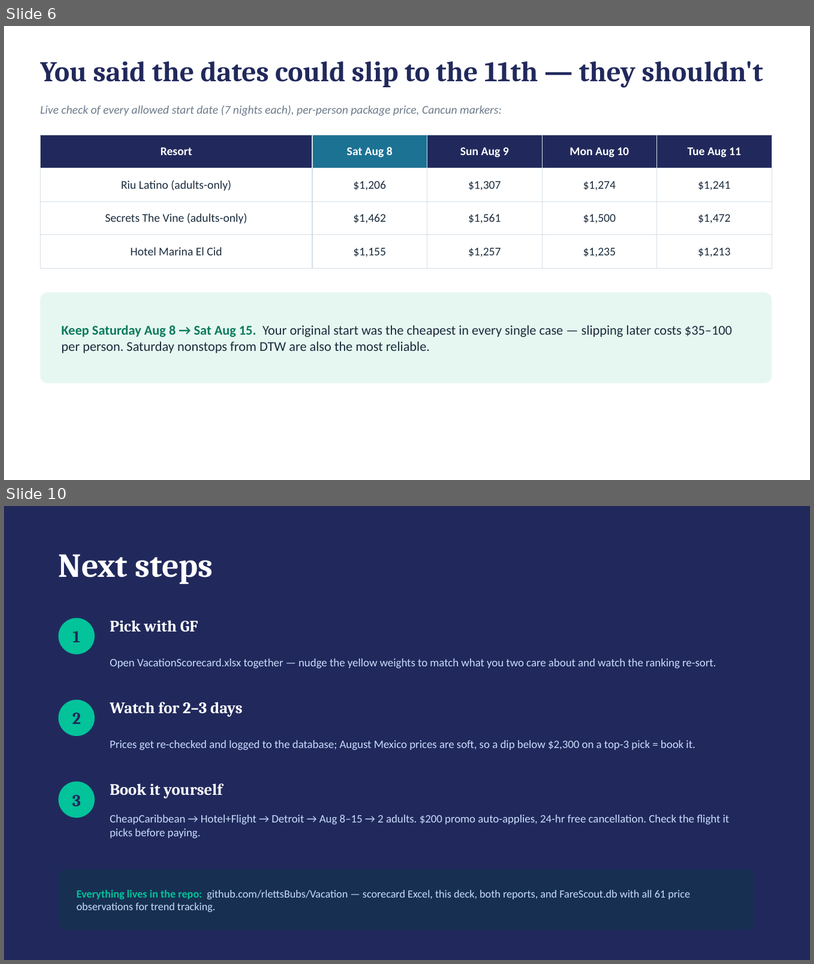
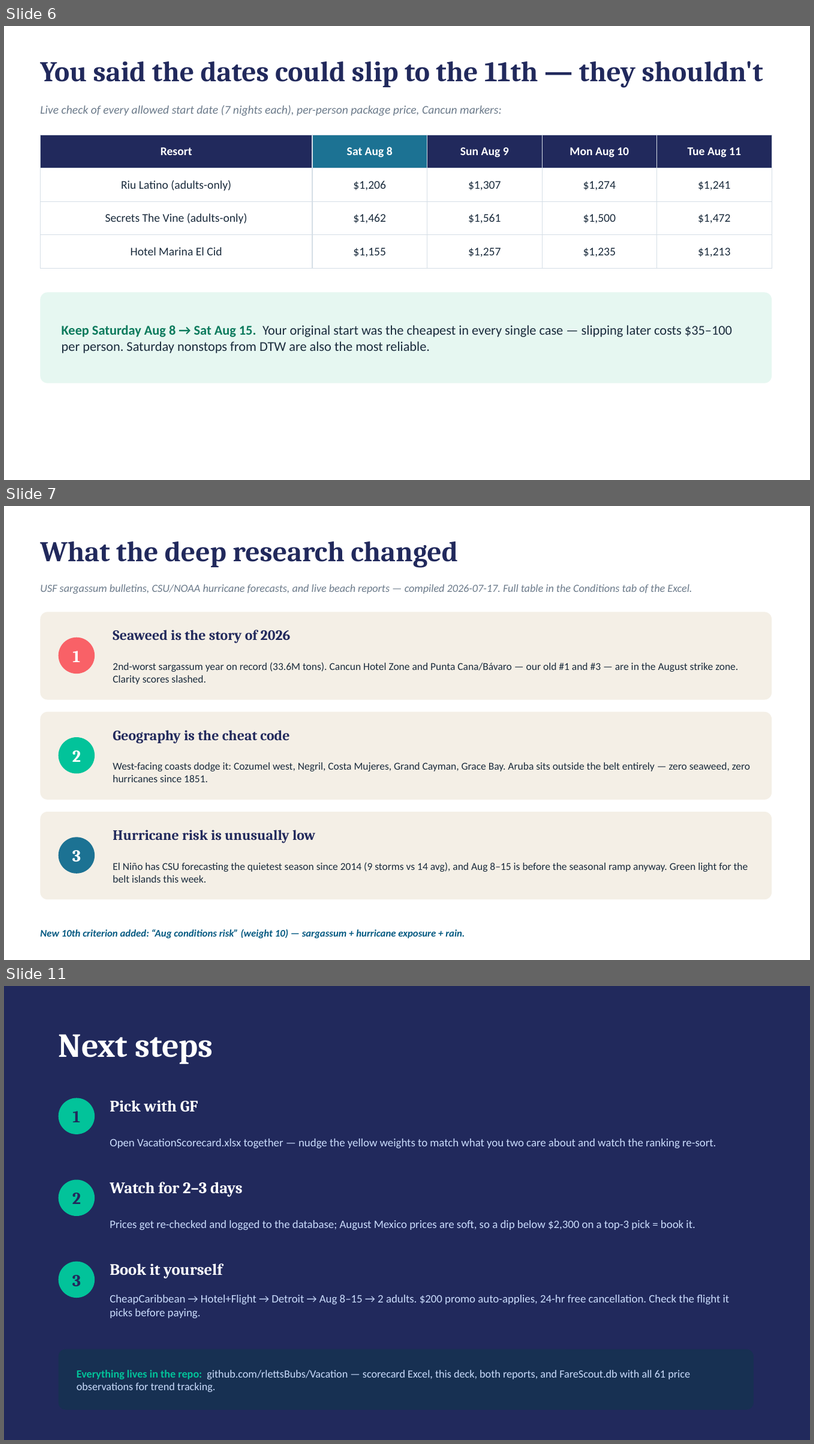
Before and after one commit to rlettsBubs/Vacation, a slide deck: VacationPlan.pptx. Shown one above the other, each under a label of ours: slides 6 and 10 before the commit, slides 6, 7 and 11 after it; the slides between them are not shown. The pictures are 814x964 and 814x1444 pixels, drawn with LibreOffice and Linux fonts; fonts in the diff are those of the drawing. Boxes give left, top, right and bottom in pixels: in the first picture for what was removed or moved away, otherwise in the second. Text is boxed around its words. In the diff, an @@ line names an element or a change of style, - is before the commit and + after.

```diff
--- a/VacationPlan.pptx
+++ b/VacationPlan.pptx
@@ slide 7 added at [4, 506, 810, 960], background #FFFFFF @@
@@ text added at [40, 541, 458, 567], 34 pt, text #21295C, bold @@
+What the deep research changed
@@ text added at [40, 584, 692, 594], 13 pt, text #6B7A8A, italic @@
+USF sargassum bulletins, CSU/NOAA hurricane forecasts, and live beach reports — compiled 2026-07-17. Full table in the Conditions tab of the Excel.
@@ rounded rectangle added at [40, 612, 772, 700], fill #F4EFE6 @@
@@ text added at [113, 630, 291, 643], 17 pt, text #21295C, bold @@
+Seaweed is the story of 2026
@@ ellipse added at [59, 637, 95, 673], fill #F96167 @@
@@ text added at [72, 651, 80, 662], 20 pt, text #FFFFFF, bold @@
+1
@@ text added at [113, 662, 738, 684], 12.5 pt, text #1A2B3C @@
+2nd-worst sargassum year on record (33.6M tons). Cancun Hotel Zone and Punta Cana/Bávaro — our old #1 and #3 — are in the August strike zone. Clarity scores slashed.
@@ rounded rectangle added at [40, 712, 772, 799], fill #F4EFE6 @@
@@ ellipse added at [59, 737, 95, 774], fill #02C39A @@
@@ text added at [113, 730, 290, 743], 17 pt, text #21295C, bold @@
+Geography is the cheat code
@@ text added at [72, 750, 81, 762], 20 pt, text #FFFFFF, bold @@
+2
@@ text added at [113, 762, 750, 782], 12.5 pt, text #1A2B3C @@
+West-facing coasts dodge it: Cozumel west, Negril, Costa Mujeres, Grand Cayman, Grace Bay. Aruba sits outside the belt entirely — zero seaweed, zero hurricanes since 1851.
@@ rounded rectangle added at [40, 811, 772, 899], fill #F4EFE6 @@
@@ text added at [113, 829, 315, 843], 17 pt, text #21295C, bold @@
+Hurricane risk is unusually low
@@ ellipse added at [59, 837, 95, 873], fill #1C7293 @@
@@ text added at [72, 850, 81, 862], 20 pt, text #FFFFFF, bold @@
+3
@@ text added at [113, 862, 749, 882], 12.5 pt, text #1A2B3C @@
+El Niño has CSU forecasting the quietest season since 2014 (9 storms vs 14 avg), and Aug 8–15 is before the seasonal ramp anyway. Green light for the belt islands this week.
@@ text added at [40, 928, 465, 938], 12 pt, text #065A82, bold, italic @@
+New 10th criterion added: “Aug conditions risk” (weight 10) — sargassum + hurricane exposure + rain.
@@ what was slide 10 is now slide 11 @@
```
Also in this commit, not shown: 4 slides changed, 3 other files.
